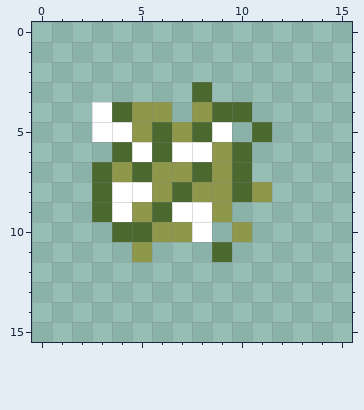
One commit to this pixel-art sprite: Assets/ThickVine Panel.png. This is how it looked before the edit.
The file is 16x16 pixels.
Now the later version:
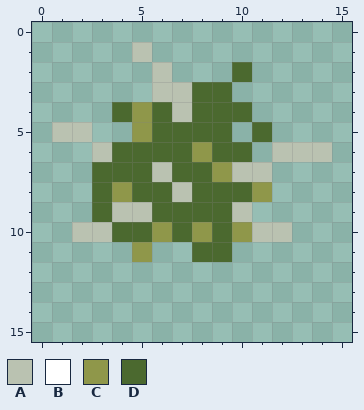
Palette (. is transparent): A #bac2b1  B #ffffff  C #8f974a  D #4b692f
From the commit log: Vines with spritesgit add .
From old to new:
Changed rows in their new state; - is an unchanged pixel.
first column x 1:
 1 ----A---------
 2 -----A---D----
 3 -----AA-D-----
 4 --.--DAD------
 5 AA..--D-D-----
 6 --A-D-DCD--AAA
 7 ---D-AD--AA---
 8 ---CDDADD-----
 9 ---AA-DDDA----
10 -AA---DCD-AA--
11 -------D------
